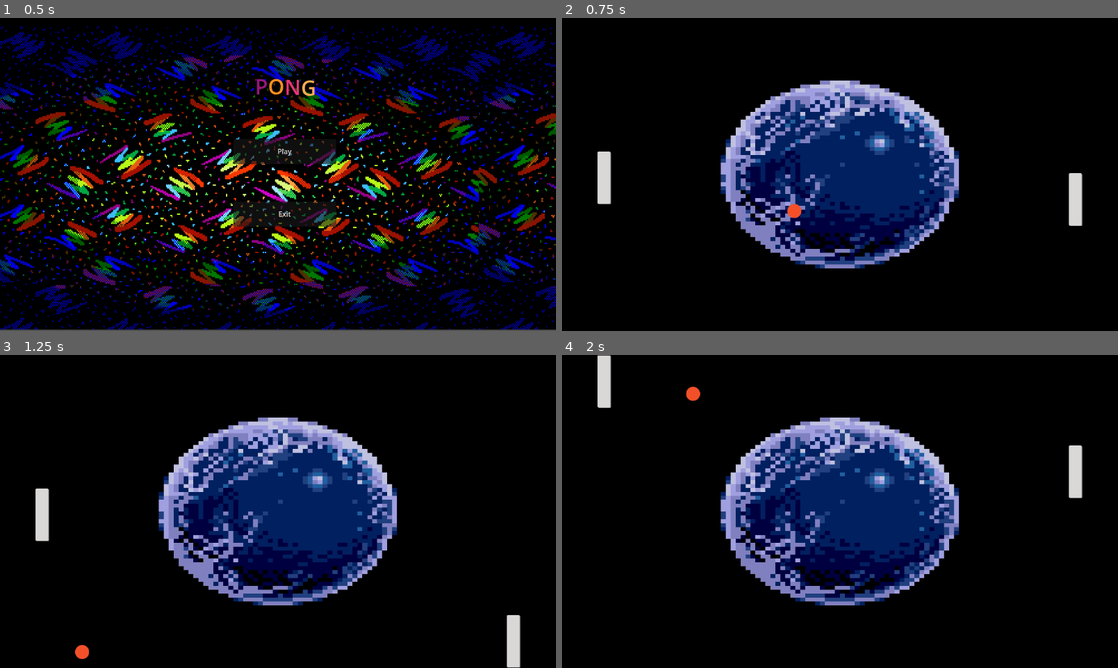
Above: before the commit, frames 1-4 (two rows, left to right).
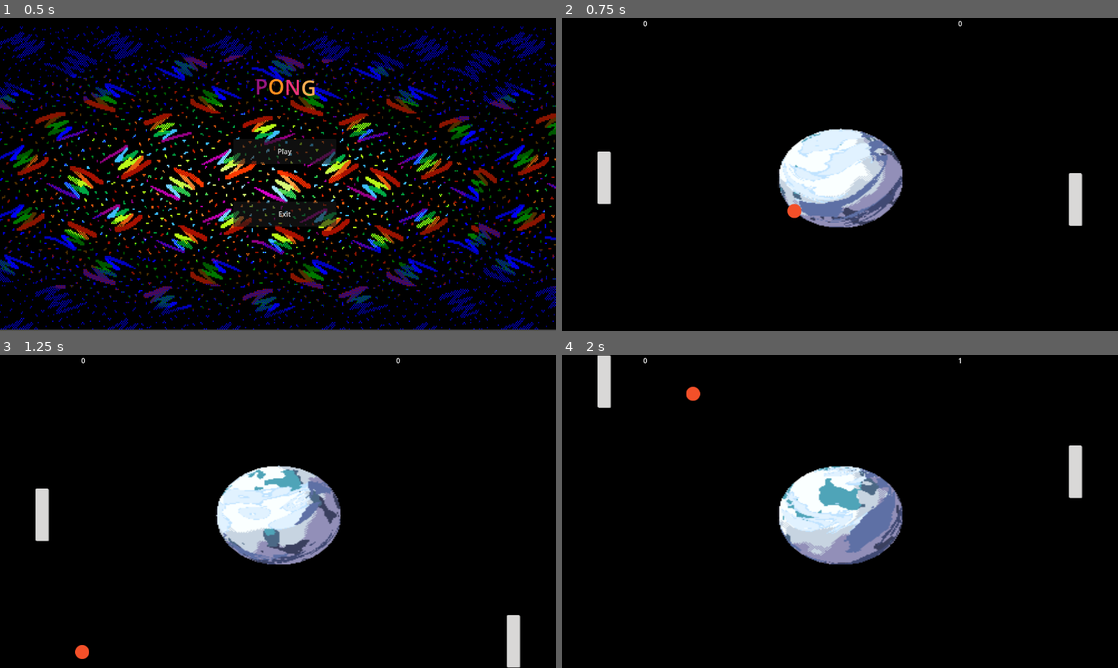
Above: after the commit, the same moments.

Repository: joe-mahoney2/godot_yourself
Game: Godot game, scene res://src/main.tscn
The game is run twice, just before and just after one commit, with the same random seed, the same clock (stepped at 60 frames per second) and the same inputs.
Inputs:
- Up to frame 1 (0.5 s): no input
- Up to frame 2 (0.75 s): click "Play" at 0.5 s
- Up to frame 3 (1.25 s): no input
- Up to frame 4 (2 s): hold Up (move_up) from 1.28 s (still down)

Frame 1 is identical in both runs. In frame 2, 20% of the frame differs, in the area x 14-72%, y 0-80%; in frame 3, 20%; in frame 4, 20%.

Commit message:
Switch game background to moving sprite and add scoring There is a bug with scoring where both sides start with +2. For now I have cheesed it by setting the start scored to -2. I believe the issue is caused by collisions with the ball; I will look into this more later

Diff:
--- a/MDOG/Pong/src/game_screen.gd
+++ b/MDOG/Pong/src/game_screen.gd
@@ -13,10 +13,22 @@
 @export var screenSizeX = 1280
 @export var screenSizeY = 720
 
+var playerScore = -2
+var oppositionScore = -2
+@onready var playerLabel = $playerScore
+@onready var oppositionLabel = $oppositionScore
+
 # Opposition scores
 func _on_left_goal_body_entered(body):
 	$ball.position = Vector2(screenSizeX / 2, screenSizeY / 2)
+	print("in func1")
+	oppositionScore+=1
+	oppositionLabel.text = str(oppositionScore)
 
 # Player scores
 func _on_right_goal_body_entered(body):
 	$ball.position = Vector2(screenSizeX / 2, screenSizeY / 2)
+	playerScore+=1
+	print("in func2")
+	# BUG: player score adds twice at game start for some reason
+	playerLabel.text = str(playerScore)
--- a/MDOG/Pong/src/game_screen.tscn
+++ b/MDOG/Pong/src/game_screen.tscn
@@ -1,13 +1,373 @@
-[gd_scene load_steps=10 format=3 uid="uid://bpeakv8dgmojk"]
+[gd_scene load_steps=63 format=3 uid="uid://bpeakv8dgmojk"]
 
 [ext_resource type="Script" path="res://src/game_screen.gd" id="1_3ovwf"]
 [ext_resource type="PackedScene" uid="uid://bihngeu0wruef" path="res://src/player_1.tscn" id="1_5il0t"]
-[ext_resource type="Texture2D" uid="uid://xfodi4is70kc" path="res://assets/boardBack.jpg" id="1_s4nms"]
+[ext_resource type="Texture2D" uid="uid://d3cdehvc0b3sm" path="res://assets/4130434020.png" id="2_j1sq6"]
+[ext_resource type="Script" path="res://src/moon_move.gd" id="3_beple"]
 [ext_resource type="PackedScene" uid="uid://cw8dqrdbik84u" path="res://src/opposition.tscn" id="3_bf40x"]
+[ext_resource type="Texture2D" uid="uid://b7ksgkg55f8c5" path="res://assets/black.jpg" id="4_0bn7i"]
 [ext_resource type="Script" path="res://src/opposition.gd" id="4_7y3h3"]
 [ext_resource type="PackedScene" uid="uid://dp502waes0x26" path="res://src/ball.tscn" id="4_21eca"]
 [ext_resource type="Script" path="res://src/ball.gd" id="5_jitue"]
 
+[sub_resource type="AtlasTexture" id="AtlasTexture_fca7p"]
+atlas = ExtResource("2_j1sq6")
+region = Rect2(0, 0, 100, 100)
+
+[sub_resource type="AtlasTexture" id="AtlasTexture_mu52d"]
+atlas = ExtResource("2_j1sq6")
+region = Rect2(100, 0, 100, 100)
+
+[sub_resource type="AtlasTexture" id="AtlasTexture_gs5tb"]
+atlas = ExtResource("2_j1sq6")
+region = Rect2(200, 0, 100, 100)
+
+[sub_resource type="AtlasTexture" id="AtlasTexture_io22r"]
+atlas = ExtResource("2_j1sq6")
+region = Rect2(300, 0, 100, 100)
+
+[sub_resource type="AtlasTexture" id="AtlasTexture_yydls"]
+atlas = ExtResource("2_j1sq6")
+region = Rect2(400, 0, 100, 100)
+
+[sub_resource type="AtlasTexture" id="AtlasTexture_4vppk"]
+atlas = ExtResource("2_j1sq6")
+region = Rect2(500, 0, 100, 100)
+
+[sub_resource type="AtlasTexture" id="AtlasTexture_n2d16"]
+atlas = ExtResource("2_j1sq6")
+region = Rect2(600, 0, 100, 100)
+
+[sub_resource type="AtlasTexture" id="AtlasTexture_x4qcp"]
+atlas = ExtResource("2_j1sq6")
+region = Rect2(700, 0, 100, 100)
+
+[sub_resource type="AtlasTexture" id="AtlasTexture_li1rx"]
+atlas = ExtResource("2_j1sq6")
+region = Rect2(800, 0, 100, 100)
+
+[sub_resource type="AtlasTexture" id="AtlasTexture_mfbhv"]
+atlas = ExtResource("2_j1sq6")
+region = Rect2(900, 0, 100, 100)
+
+[sub_resource type="AtlasTexture" id="AtlasTexture_sxywc"]
+atlas = ExtResource("2_j1sq6")
+region = Rect2(1000, 0, 100, 100)
+
+[sub_resource type="AtlasTexture" id="AtlasTexture_0yvtf"]
+atlas = ExtResource("2_j1sq6")
+region = Rect2(1100, 0, 100, 100)
+
+[sub_resource type="AtlasTexture" id="AtlasTexture_li515"]
+atlas = ExtResource("2_j1sq6")
+region = Rect2(1200, 0, 100, 100)
+
+[sub_resource type="AtlasTexture" id="AtlasTexture_waewp"]
+atlas = ExtResource("2_j1sq6")
+region = Rect2(1300, 0, 100, 100)
+
+[sub_resource type="AtlasTexture" id="AtlasTexture_byxu2"]
+atlas = ExtResource("2_j1sq6")
+region = Rect2(1400, 0, 100, 100)
+
+[sub_resource type="AtlasTexture" id="AtlasTexture_paowu"]
+atlas = ExtResource("2_j1sq6")
+region = Rect2(1500, 0, 100, 100)
+
+[sub_resource type="AtlasTexture" id="AtlasTexture_n02c8"]
+atlas = ExtResource("2_j1sq6")
+region = Rect2(1600, 0, 100, 100)
+
+[sub_resource type="AtlasTexture" id="AtlasTexture_4sbpt"]
+atlas = ExtResource("2_j1sq6")
+region = Rect2(1700, 0, 100, 100)
+
+[sub_resource type="AtlasTexture" id="AtlasTexture_fpys8"]
+atlas = ExtResource("2_j1sq6")
+region = Rect2(1800, 0, 100, 100)
+
+[sub_resource type="AtlasTexture" id="AtlasTexture_1g4dq"]
+atlas = ExtResource("2_j1sq6")
+region = Rect2(1900, 0, 100, 100)
+
+[sub_resource type="AtlasTexture" id="AtlasTexture_cveww"]
+atlas = ExtResource("2_j1sq6")
+region = Rect2(2000, 0, 100, 100)
+
+[sub_resource type="AtlasTexture" id="AtlasTexture_2o27j"]
+atlas = ExtResource("2_j1sq6")
+region = Rect2(2100, 0, 100, 100)
+
+[sub_resource type="AtlasTexture" id="AtlasTexture_ikchh"]
+atlas = ExtResource("2_j1sq6")
+region = Rect2(2200, 0, 100, 100)
+
+[sub_resource type="AtlasTexture" id="AtlasTexture_i0ymp"]
+atlas = ExtResource("2_j1sq6")
+region = Rect2(2300, 0, 100, 100)
+
+[sub_resource type="AtlasTexture" id="AtlasTexture_uxqn0"]
+atlas = ExtResource("2_j1sq6")
+region = Rect2(2400, 0, 100, 100)
+
+[sub_resource type="AtlasTexture" id="AtlasTexture_mmdwx"]
+atlas = ExtResource("2_j1sq6")
+region = Rect2(2500, 0, 100, 100)
+
+[sub_resource type="AtlasTexture" id="AtlasTexture_08dvw"]
+atlas = ExtResource("2_j1sq6")
+region = Rect2(2600, 0, 100, 100)
+
+[sub_resource type="AtlasTexture" id="AtlasTexture_l87ll"]
+atlas = ExtResource("2_j1sq6")
+region = Rect2(2700, 0, 100, 100)
+
+[sub_resource type="AtlasTexture" id="AtlasTexture_832q2"]
+atlas = ExtResource("2_j1sq6")
+region = Rect2(2800, 0, 100, 100)
+
+[sub_resource type="AtlasTexture" id="AtlasTexture_xndfs"]
+atlas = ExtResource("2_j1sq6")
+region = Rect2(2900, 0, 100, 100)
+
+[sub_resource type="AtlasTexture" id="AtlasTexture_shjjy"]
+atlas = ExtResource("2_j1sq6")
+region = Rect2(3000, 0, 100, 100)
+
+[sub_resource type="AtlasTexture" id="AtlasTexture_5vwy8"]
+atlas = ExtResource("2_j1sq6")
+region = Rect2(3100, 0, 100, 100)
+
+[sub_resource type="AtlasTexture" id="AtlasTexture_u0c4s"]
+atlas = ExtResource("2_j1sq6")
+region = Rect2(3200, 0, 100, 100)
+
+[sub_resource type="AtlasTexture" id="AtlasTexture_xlh8x"]
+atlas = ExtResource("2_j1sq6")
+region = Rect2(3300, 0, 100, 100)
+
+[sub_resource type="AtlasTexture" id="AtlasTexture_1hg8j"]
+atlas = ExtResource("2_j1sq6")
+region = Rect2(3400, 0, 100, 100)
+
+[sub_resource type="AtlasTexture" id="AtlasTexture_2nfip"]
+atlas = ExtResource("2_j1sq6")
+region = Rect2(3500, 0, 100, 100)
+
+[sub_resource type="AtlasTexture" id="AtlasTexture_u7krm"]
+atlas = ExtResource("2_j1sq6")
+region = Rect2(3600, 0, 100, 100)
+
+[sub_resource type="AtlasTexture" id="AtlasTexture_7ywus"]
+atlas = ExtResource("2_j1sq6")
+region = Rect2(3700, 0, 100, 100)
+
+[sub_resource type="AtlasTexture" id="AtlasTexture_qvulc"]
+atlas = ExtResource("2_j1sq6")
+region = Rect2(3800, 0, 100, 100)
+
+[sub_resource type="AtlasTexture" id="AtlasTexture_jfokm"]
+atlas = ExtResource("2_j1sq6")
+region = Rect2(3900, 0, 100, 100)
+
+[sub_resource type="AtlasTexture" id="AtlasTexture_wb747"]
+atlas = ExtResource("2_j1sq6")
+region = Rect2(4000, 0, 100, 100)
+
+[sub_resource type="AtlasTexture" id="AtlasTexture_ak8oc"]
+atlas = ExtResource("2_j1sq6")
+region = Rect2(4100, 0, 100, 100)
+
+[sub_resource type="AtlasTexture" id="AtlasTexture_hakhd"]
+atlas = ExtResource("2_j1sq6")
+region = Rect2(4200, 0, 100, 100)
+
+[sub_resource type="AtlasTexture" id="AtlasTexture_axdws"]
+atlas = ExtResource("2_j1sq6")
+region = Rect2(4300, 0, 100, 100)
+
+[sub_resource type="AtlasTexture" id="AtlasTexture_fuqso"]
+atlas = ExtResource("2_j1sq6")
+region = Rect2(4400, 0, 100, 100)
+
+[sub_resource type="AtlasTexture" id="AtlasTexture_p8m3j"]
+atlas = ExtResource("2_j1sq6")
+region = Rect2(4500, 0, 100, 100)
+
+[sub_resource type="AtlasTexture" id="AtlasTexture_utwoc"]
+atlas = ExtResource("2_j1sq6")
+region = Rect2(4600, 0, 100, 100)
+
+[sub_resource type="AtlasTexture" id="AtlasTexture_hlqmw"]
+atlas = ExtResource("2_j1sq6")
+region = Rect2(4700, 0, 100, 100)
+
+[sub_resource type="AtlasTexture" id="AtlasTexture_qs52o"]
+atlas = ExtResource("2_j1sq6")
+region = Rect2(4800, 0, 100, 100)
+
+[sub_resource type="AtlasTexture" id="AtlasTexture_0h43d"]
+atlas = ExtResource("2_j1sq6")
+region = Rect2(4900, 0, 100, 100)
+
+[sub_resource type="SpriteFrames" id="SpriteFrames_k5di6"]
+animations = [{
+"frames": [{
+"duration": 1.0,
+"texture": SubResource("AtlasTexture_fca7p")
+}, {
+"duration": 1.0,
+"texture": SubResource("AtlasTexture_mu52d")
+}, {
+"duration": 1.0,
+"texture": SubResource("AtlasTexture_gs5tb")
+}, {
+"duration": 1.0,
+"texture": SubResource("AtlasTexture_io22r")
+}, {
+"duration": 1.0,
+"texture": SubResource("AtlasTexture_yydls")
+}, {
+"duration": 1.0,
+"texture": SubResource("AtlasTexture_4vppk")
+}, {
+"duration": 1.0,
+"texture": SubResource("AtlasTexture_n2d16")
+}, {
+"duration": 1.0,
+"texture": SubResource("AtlasTexture_x4qcp")
+}, {
+"duration": 1.0,
+"texture": SubResource("AtlasTexture_li1rx")
+}, {
+"duration": 1.0,
+"texture": SubResource("AtlasTexture_mfbhv")
+}, {
+"duration": 1.0,
+"texture": SubResource("AtlasTexture_sxywc")
+}, {
+"duration": 1.0,
+"texture": SubResource("AtlasTexture_0yvtf")
+}, {
+"duration": 1.0,
+"texture": SubResource("AtlasTexture_li515")
+}, {
+"duration": 1.0,
+"texture": SubResource("AtlasTexture_waewp")
+}, {
+"duration": 1.0,
+"texture": SubResource("AtlasTexture_byxu2")
+}, {
+"duration": 1.0,
+"texture": SubResource("AtlasTexture_paowu")
+}, {
+"duration": 1.0,
+"texture": SubResource("AtlasTexture_n02c8")
+}, {
+"duration": 1.0,
+"texture": SubResource("AtlasTexture_4sbpt")
+}, {
+"duration": 1.0,
+"texture": SubResource("AtlasTexture_fpys8")
+}, {
+"duration": 1.0,
+"texture": SubResource("AtlasTexture_1g4dq")
+}, {
+"duration": 1.0,
+"texture": SubResource("AtlasTexture_cveww")
+}, {
+"duration": 1.0,
+"texture": SubResource("AtlasTexture_2o27j")
+}, {
+"duration": 1.0,
+"texture": SubResource("AtlasTexture_ikchh")
+}, {
+"duration": 1.0,
+"texture": SubResource("AtlasTexture_i0ymp")
+}, {
+"duration": 1.0,
+"texture": SubResource("AtlasTexture_uxqn0")
+}, {
+"duration": 1.0,
+"texture": SubResource("AtlasTexture_mmdwx")
+}, {
+"duration": 1.0,
+"texture": SubResource("AtlasTexture_08dvw")
+}, {
+"duration": 1.0,
+"texture": SubResource("AtlasTexture_l87ll")
+}, {
+"duration": 1.0,
+"texture": SubResource("AtlasTexture_832q2")
+}, {
+"duration": 1.0,
+"texture": SubResource("AtlasTexture_xndfs")
+}, {
+"duration": 1.0,
+"texture": SubResource("AtlasTexture_shjjy")
+}, {
+"duration": 1.0,
+"texture": SubResource("AtlasTexture_5vwy8")
+}, {
+"duration": 1.0,
+"texture": SubResource("AtlasTexture_u0c4s")
+}, {
+"duration": 1.0,
+"texture": SubResource("AtlasTexture_xlh8x")
+}, {
+"duration": 1.0,
+"texture": SubResource("AtlasTexture_1hg8j")
+}, {
+"duration": 1.0,
+"texture": SubResource("AtlasTexture_2nfip")
+}, {
+"duration": 1.0,
+"texture": SubResource("AtlasTexture_u7krm")
+}, {
+"duration": 1.0,
+"texture": SubResource("AtlasTexture_7ywus")
+}, {
+"duration": 1.0,
+"texture": SubResource("AtlasTexture_qvulc")
+}, {
+"duration": 1.0,
+"texture": SubResource("AtlasTexture_jfokm")
+}, {
+"duration": 1.0,
+"texture": SubResource("AtlasTexture_wb747")
+}, {
+"duration": 1.0,
+"texture": SubResource("AtlasTexture_ak8oc")
+}, {
+"duration": 1.0,
+"texture": SubResource("AtlasTexture_hakhd")
+}, {
+"duration": 1.0,
+"texture": SubResource("AtlasTexture_axdws")
+}, {
+"duration": 1.0,
+"texture": SubResource("AtlasTexture_fuqso")
+}, {
+"duration": 1.0,
+"texture": SubResource("AtlasTexture_p8m3j")
+}, {
+"duration": 1.0,
+"texture": SubResource("AtlasTexture_utwoc")
+}, {
+"duration": 1.0,
+"texture": SubResource("AtlasTexture_hlqmw")
+}, {
+"duration": 1.0,
+"texture": SubResource("AtlasTexture_qs52o")
+}, {
+"duration": 1.0,
+"texture": SubResource("AtlasTexture_0h43d")
+}],
+"loop": true,
+"name": &"default",
+"speed": 15.0
+}]
+
 [sub_resource type="RectangleShape2D" id="RectangleShape2D_o8eyu"]
 size = Vector2(1280, 20)
 
@@ -18,9 +378,19 @@
 script = ExtResource("1_3ovwf")
 
 [node name="background" type="Sprite2D" parent="."]
-position = Vector2(640, 360)
-scale = Vector2(0.521385, 0.41049)
-texture = ExtResource("1_s4nms")
+position = Vector2(645, 358.165)
+scale = Vector2(19.1053, 0.412189)
+texture = ExtResource("4_0bn7i")
+hframes = 50
+
+[node name="CharacterBody2D" type="CharacterBody2D" parent="."]
+script = ExtResource("3_beple")
+
+[node name="AnimatedSprite2D" type="AnimatedSprite2D" parent="CharacterBody2D"]
+position = Vector2(640.5, 368)
+scale = Vector2(2.87, 2.28)
+sprite_frames = SubResource("SpriteFrames_k5di6")
+frame_progress = 0.298841
 
 [node name="player1" parent="." instance=ExtResource("1_5il0t")]
 position = Vector2(98, 368)
@@ -55,6 +425,18 @@
 position = Vector2(-25, 360)
 shape = SubResource("RectangleShape2D_1te8n")
 
+[node name="playerScore" type="RichTextLabel" parent="."]
+offset_left = 187.0
+offset_top = 1.0
+offset_right = 360.0
+offset_bottom = 154.0
+
+[node name="oppositionScore" type="RichTextLabel" parent="."]
+offset_left = 912.0
+offset_top = 1.0
+offset_right = 1037.0
+offset_bottom = 69.0
+
 [node name="rightGoal" type="Area2D" parent="."]
 
 [node name="goalCollision" type="CollisionShape2D" parent="rightGoal"]
--- /dev/null
+++ b/MDOG/Pong/src/moon_move.gd
@@ -0,0 +1,7 @@
+extends CharacterBody2D
+
+@onready var _animated_sprite = $AnimatedSprite2D
+
+# Called every frame. 'delta' is the elapsed time since the previous frame.
+func _process(delta):
+	_animated_sprite.play("default")
Binary file added: MDOG/Pong/assets/4130434020.png
Not shown, added: MDOG/Pong/assets/4130434020.png.import
Binary file added: MDOG/Pong/assets/black.jpg
Not shown, added: MDOG/Pong/assets/black.jpg.import
